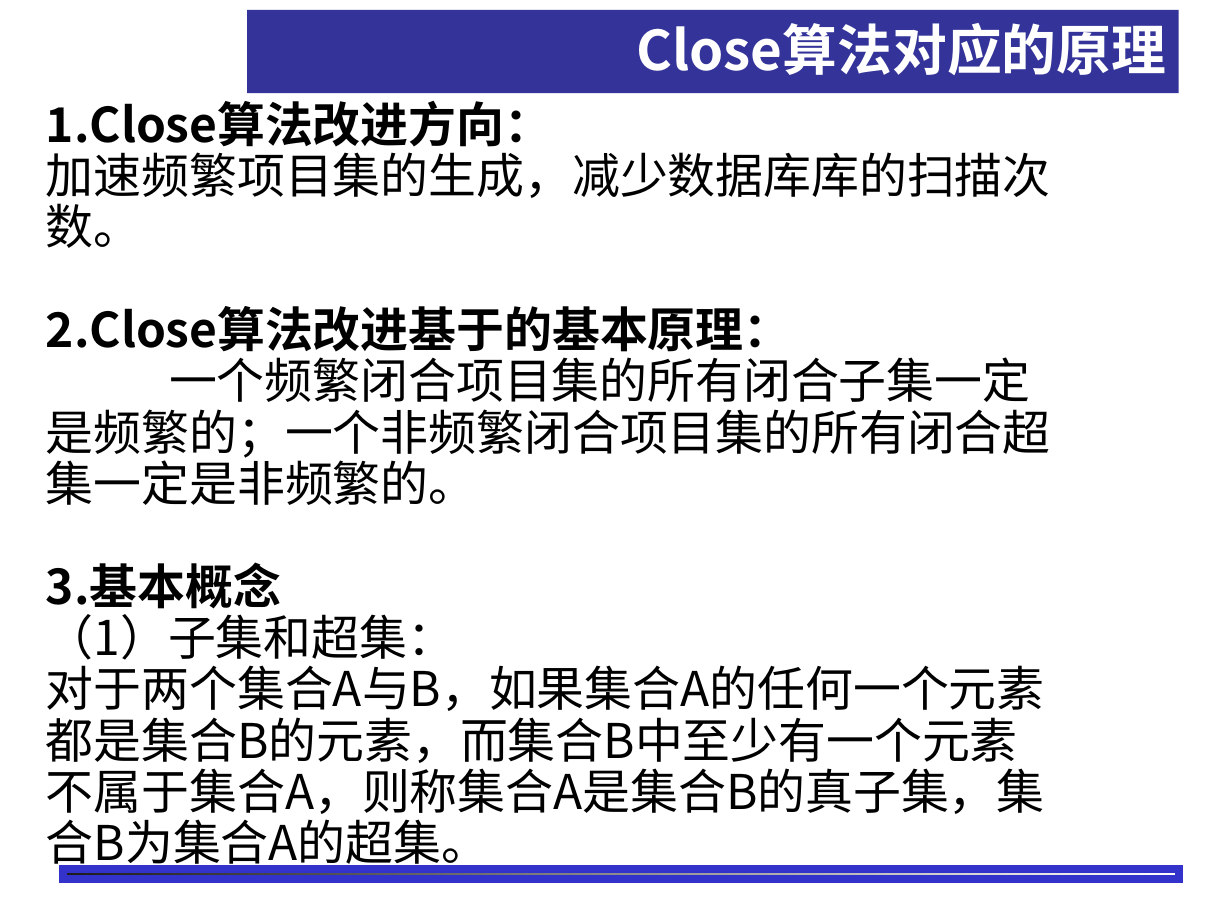
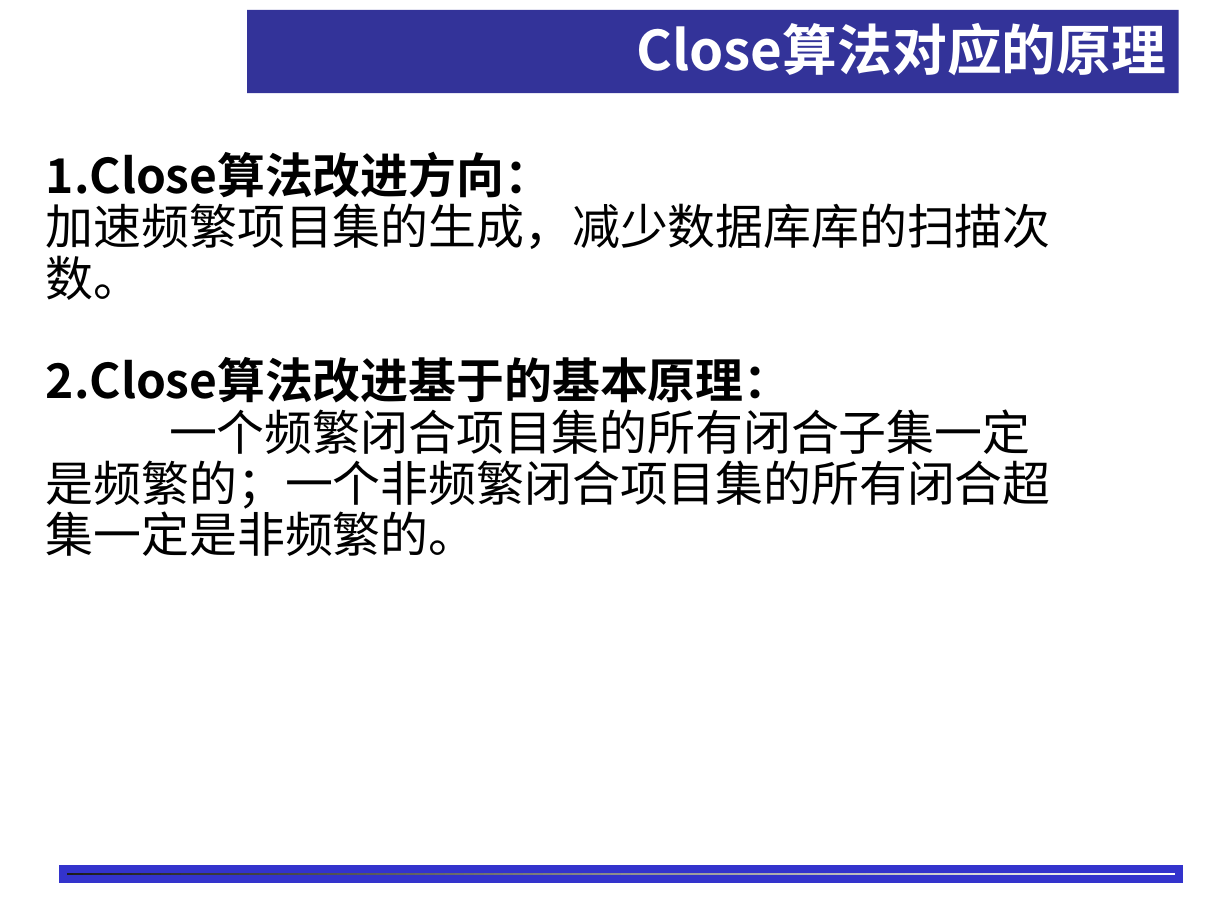
Before and after one commit to shfkuang/shfkuang.github.io, a slide deck: slide 12 of dm/ch3.2.ppt. Drawn at 1232x924 pixels with LibreOffice and Linux fonts; fonts in the diff are those of the drawing; background and template pictures are left out. Boxes give left, top, right and bottom in pixels: in the first picture for what was removed or moved away, otherwise in the second. Text is boxed around its words. In the diff, an @@ line names an element or a change of style, - is before the commit and + after.

```diff
--- a/dm/ch3.2.ppt
+++ b/dm/ch3.2.ppt
@@ text at <box>46,562,1045,872</box>: paragraphs removed @@
-3.基本概念
-（1）子集和超集：
-对于两个集合A与B，如果集合A的任何一个元素都是集合B的元素，而集合B中至少有一个元素不属于集合A，则称集合A是集合B的真子集，集合B为集合A的超集。
```
Also in this commit, not shown: 6 other slides changed, 2 slides added, 2 other files.
